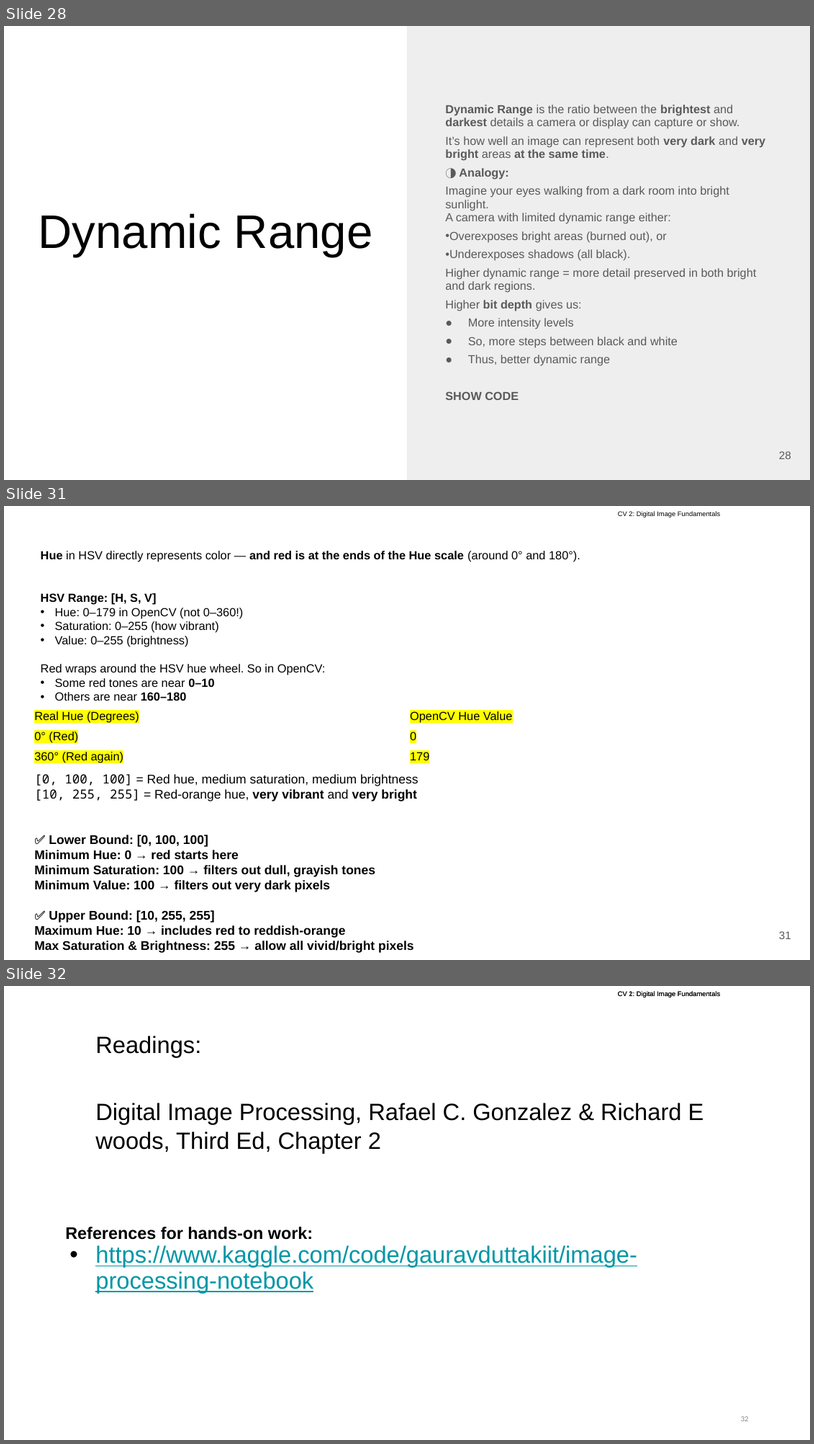
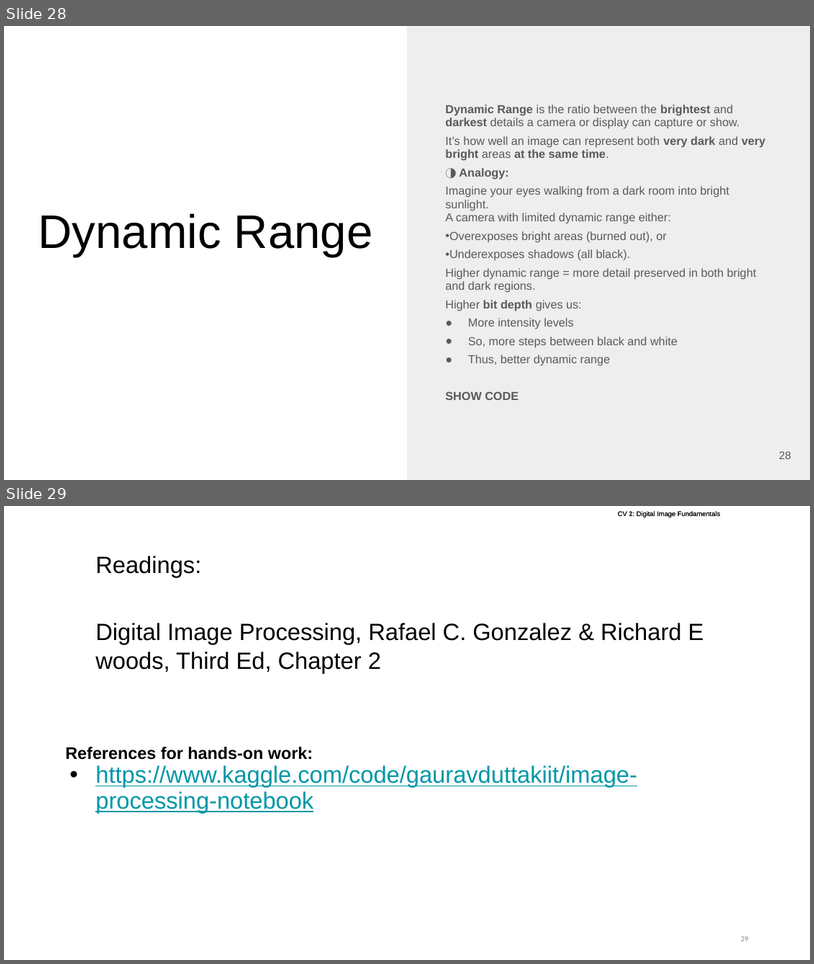
Before and after one commit to RevathiPerumalbits/bitsCV, a slide deck: ComputerVision/Class 02 Image digitization/CV #2 Digital Image, Fundamentals - Aakash.pptx. Shown one above the other, each under a label of ours: slides 28, 31 and 32 before the commit, slides 28 and 29 after it; the slides between them are not shown. The pictures are 814x1444 and 814x964 pixels, drawn with LibreOffice and Linux fonts; fonts in the diff are those of the drawing; background and template pictures are left out. Boxes give left, top, right and bottom in pixels: in the first picture for what was removed or moved away, otherwise in the second. Text is boxed around its words. In the diff, an @@ line names an element or a change of style, - is before the commit and + after.

```diff
--- a/ComputerVision/Class 02 Image digitization/CV #2 Digital Image, Fundamentals - Aakash.pptx
+++ b/ComputerVision/Class 02 Image digitization/CV #2 Digital Image, Fundamentals - Aakash.pptx
@@ slide 31 removed at [4,506,810,960], background #FFFFFF; not listed: 1 template element that a slide beside it also shows @@
@@ text removed at [41,551,581,700] @@
-Hue in HSV directly represents color — and red is at the ends of the Hue scale (around 0° and 180°).
-HSV Range: [H, S, V]
-• Hue: 0–179 in OpenCV (not 0–360!)
-• Saturation: 0–255 (how vibrant)
-• Value: 0–255 (brightness)
-Red wraps around the HSV hue wheel. So in OpenCV:
-• Some red tones are near 0–10
-• Others are near 160–180
@@ table removed at [28,706,779,767], 3 rows, 2 columns @@
-Real Hue (Degrees) | OpenCV Hue Value
-0° (Red) | 0
-360° (Red again) | 179
@@ text removed at [34,774,419,952] @@
-[0, 100, 100] = Red hue, medium saturation, medium brightness
-[10, 255, 255] = Red-orange hue, very vibrant and very bright
-✅ Lower Bound: [0, 100, 100]
-Minimum Hue: 0 → red starts here
-Minimum Saturation: 100 → filters out dull, grayish tones
-Minimum Value: 100 → filters out very dark pixels
-✅ Upper Bound: [10, 255, 255]
-Maximum Hue: 10 → includes red to reddish-orange
-Max Saturation & Brightness: 255 → allow all vivid/bright pixels
@@ page number removed at [779,931,792,939] @@
-31
@@ what was slide 32 is now slide 29 @@
@@ page number at [741,936,749,941]: text changed @@
-32
+29
```
Also in this commit, not shown: 2 other slides removed, 1 other file.
